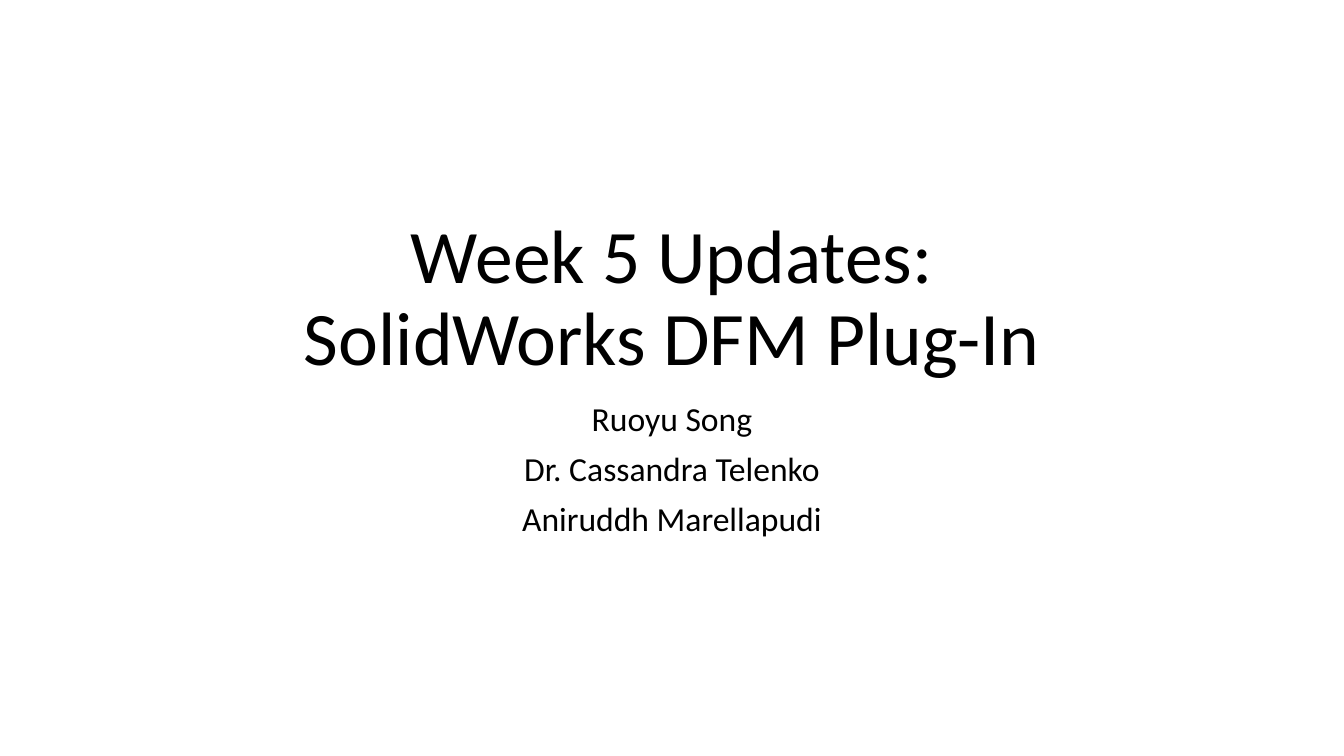
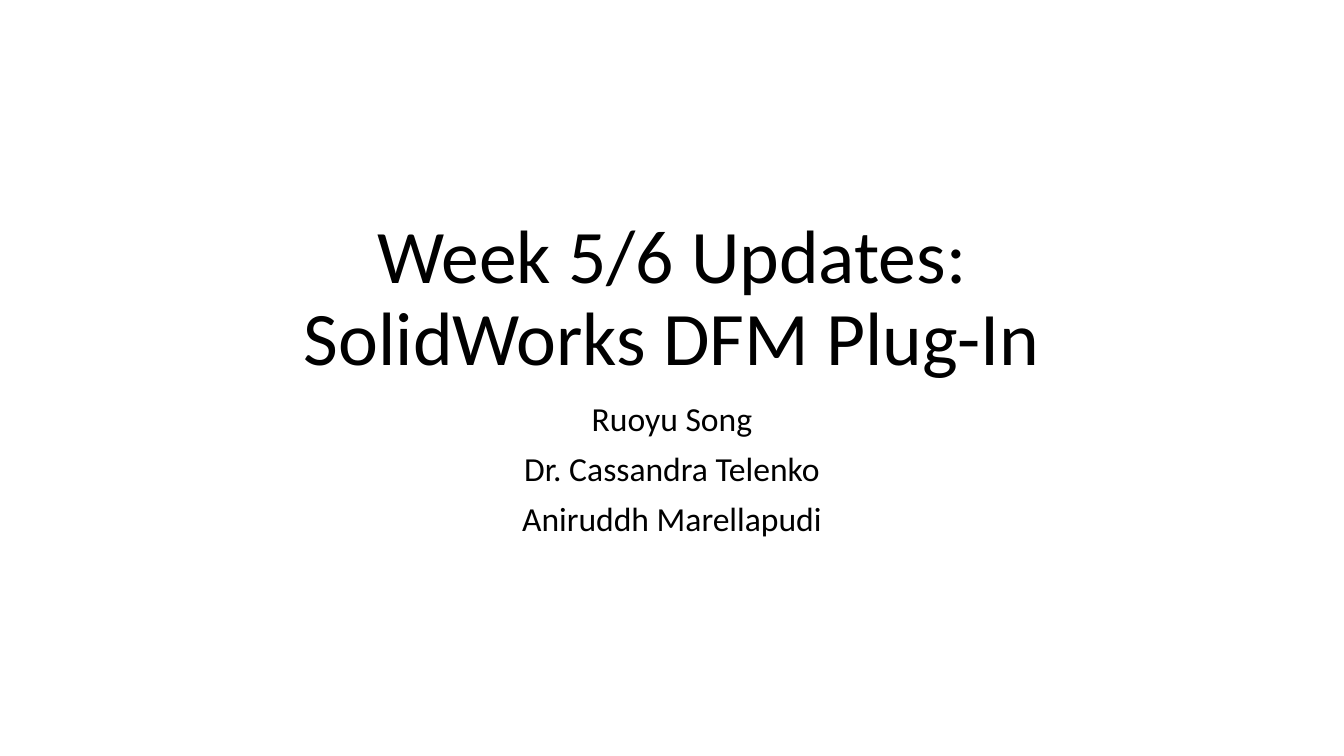
Before and after one commit to amarellapudi/Solidworks-DFM-PlugIn, a slide deck: slide 1 of Weekly Updates/Week5.pptx. Drawn at 1344x756 pixels with LibreOffice and Linux fonts; fonts in the diff are those of the drawing. Boxes give left, top, right and bottom in pixels: in the first picture for what was removed or moved away, otherwise in the second. Text is boxed around its words. In the diff, an @@ line names an element or a change of style, - is before the commit and + after.

Commit message:
week 5/6 update ppt

```diff
--- a/Weekly Updates/Week5.pptx
+++ b/Weekly Updates/Week5.pptx
@@ title at box(304, 230, 1039, 378): text changed @@
-Week 5 Updates:
-SolidWorks DFM Plug-In
+Week 5/6 Updates:
+SolidWorks DFM Plug-In
```
Also in this commit, not shown: 3 other slides changed, 4 slides added, 3 slides removed, 5 other files.
